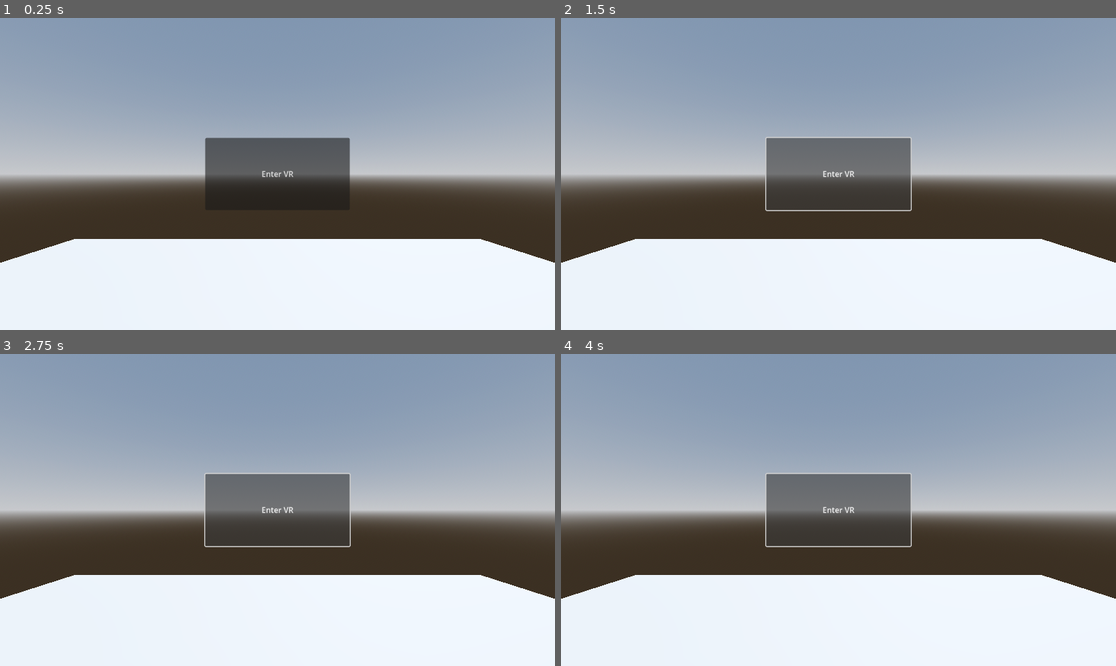
Above: before the commit, frames 1-4 (two rows, left to right).
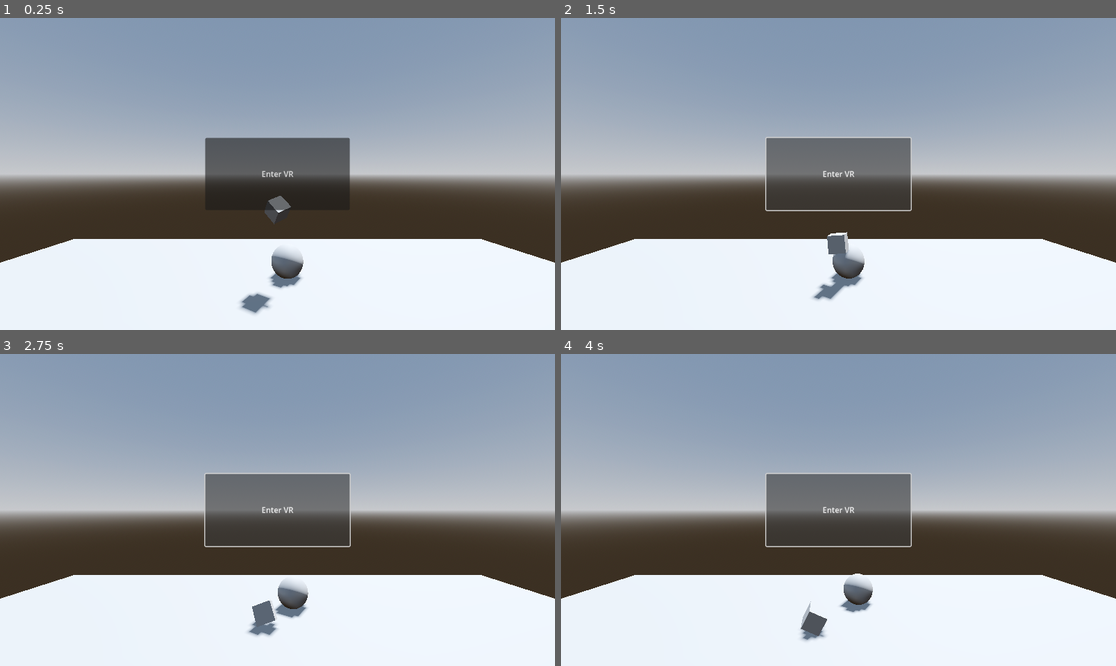
Above: after the commit, the same moments.

Repository: CSCI-5619-Fall-2023/Lecture-12
Game: Godot game, scene res://scenes/main.tscn
Same seed, same stepped clock (60 frames per second), same inputs: the game is played once before the commit and once after it.
Inputs:
- Up to frame 1 (0.25 s): no input
- Up to frame 2 (1.5 s): click "Enter VR" at 0.5 s; click "Enter VR" at 1.25 s
- Up to frame 3 (2.75 s): click "Enter VR" at 2 s
- Up to frame 4 (4 s): no input

The runs differ from the first frame. In frame 1, 1.1% of the frame differs, in the area x 0-100%, y 57-96%; in frame 2, 1.0%; in frame 3, 1.0%; in frame 4, 0.9%.

Commit message:
post-class commit

Diff:
--- a/scenes/main.tscn
+++ b/scenes/main.tscn
@@ -1,6 +1,9 @@
-[gd_scene load_steps=8 format=3 uid="uid://d46wrkgdeynk"]
+[gd_scene load_steps=13 format=3 uid="uid://d46wrkgdeynk"]
 
 [ext_resource type="Script" path="res://scripts/initialize-webxr.gd" id="1_wh60i"]
+
+[sub_resource type="BoxShape3D" id="BoxShape3D_fjijl"]
+size = Vector3(0.5, 1.5, 0.5)
 
 [sub_resource type="BoxMesh" id="BoxMesh_4yuhj"]
 size = Vector3(0.02, 0.01, 0.04)
@@ -24,24 +27,43 @@
 [sub_resource type="BoxShape3D" id="BoxShape3D_trsr2"]
 size = Vector3(10, 1, 10)
 
+[sub_resource type="SphereMesh" id="SphereMesh_kcpmb"]
+radius = 0.25
+height = 0.5
+
+[sub_resource type="SphereShape3D" id="SphereShape3D_2ujm3"]
+radius = 0.25
+
+[sub_resource type="BoxMesh" id="BoxMesh_66x83"]
+size = Vector3(0.25, 0.25, 0.25)
+
+[sub_resource type="BoxShape3D" id="BoxShape3D_50cpn"]
+size = Vector3(0.25, 0.25, 0.25)
+
 [node name="Main" type="Node3D"]
 script = ExtResource("1_wh60i")
 
-[node name="XROrigin3D" type="XROrigin3D" parent="."]
+[node name="XRUser" type="RigidBody3D" parent="."]
 
-[node name="XRCamera3D" type="XRCamera3D" parent="XROrigin3D"]
+[node name="CollisionShape3D" type="CollisionShape3D" parent="XRUser"]
+transform = Transform3D(1, 0, 0, 0, 1, 0, 0, 0, 1, 0, 0.75, 0)
+shape = SubResource("BoxShape3D_fjijl")
+
+[node name="XROrigin3D" type="XROrigin3D" parent="XRUser"]
+
+[node name="XRCamera3D" type="XRCamera3D" parent="XRUser/XROrigin3D"]
 transform = Transform3D(1, 0, 0, 0, 1, 0, 0, 0, 1, 0, 1.6, 0)
 
-[node name="LeftController" type="XRController3D" parent="XROrigin3D"]
+[node name="LeftController" type="XRController3D" parent="XRUser/XROrigin3D"]
 tracker = &"left_hand"
 
-[node name="MeshInstance3D" type="MeshInstance3D" parent="XROrigin3D/LeftController"]
+[node name="MeshInstance3D" type="MeshInstance3D" parent="XRUser/XROrigin3D/LeftController"]
 mesh = SubResource("BoxMesh_4yuhj")
 
-[node name="RightController" type="XRController3D" parent="XROrigin3D"]
+[node name="RightController" type="XRController3D" parent="XRUser/XROrigin3D"]
 tracker = &"right_hand"
 
-[node name="MeshInstance3D" type="MeshInstance3D" parent="XROrigin3D/RightController"]
+[node name="MeshInstance3D" type="MeshInstance3D" parent="XRUser/XROrigin3D/RightController"]
 mesh = SubResource("BoxMesh_4yuhj")
 
 [node name="CanvasLayer" type="CanvasLayer" parent="."]
@@ -75,3 +97,25 @@
 [node name="CollisionShape3D" type="CollisionShape3D" parent="Ground"]
 transform = Transform3D(1, 0, 0, 0, 1, 0, 0, 0, 1, 0, -0.5, 0)
 shape = SubResource("BoxShape3D_trsr2")
+
+[node name="Sphere" type="RigidBody3D" parent="."]
+transform = Transform3D(1, 0, 0, 0, 1, 0, 0, 0, 1, 0.152019, 0.410554, -3.17832)
+
+[node name="SphereMesh" type="MeshInstance3D" parent="Sphere"]
+mesh = SubResource("SphereMesh_kcpmb")
+skeleton = NodePath("../../Ground/CollisionShape3D")
+
+[node name="CollisionShape3D" type="CollisionShape3D" parent="Sphere"]
+shape = SubResource("SphereShape3D_2ujm3")
+
+[node name="Box" type="RigidBody3D" parent="."]
+transform = Transform3D(1, 0, 0, 0, 1, 0, 0, 0, 1, 0, 1.088, -3)
+gravity_scale = 0.05
+angular_velocity = Vector3(3.14159, 3.14159, 0)
+
+[node name="BoxMesh" type="MeshInstance3D" parent="Box"]
+mesh = SubResource("BoxMesh_66x83")
+skeleton = NodePath("../../Ground/CollisionShape3D")
+
+[node name="CollisionShape3D" type="CollisionShape3D" parent="Box"]
+shape = SubResource("BoxShape3D_50cpn")
